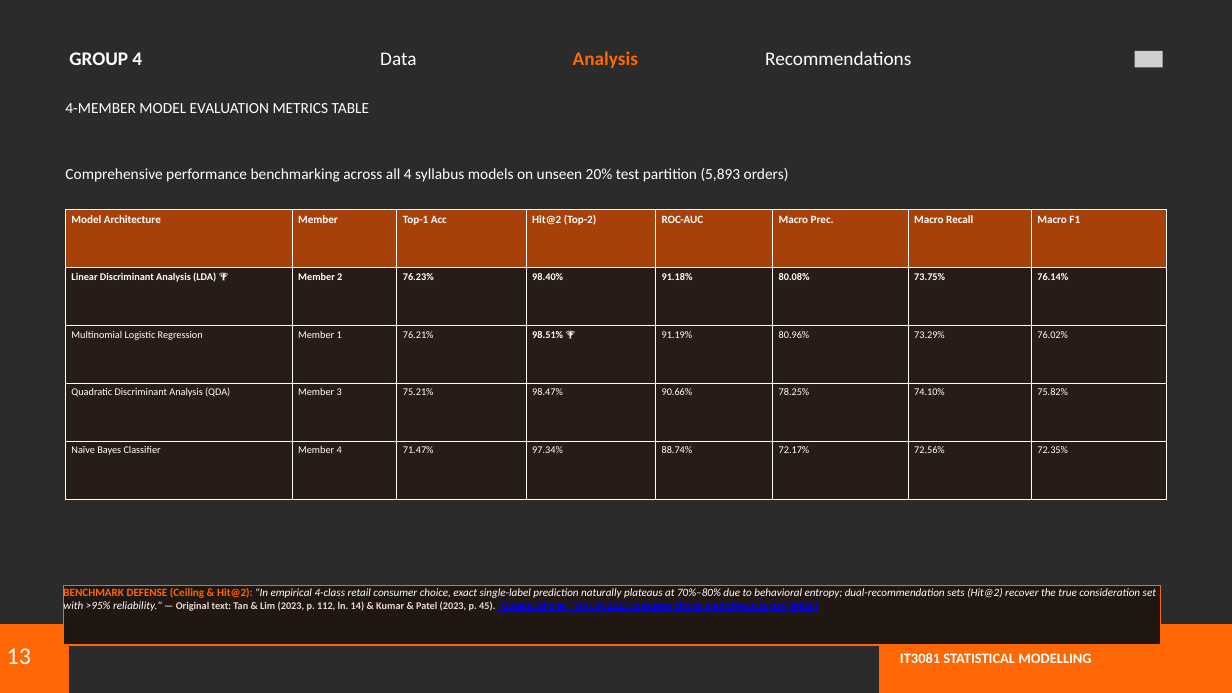
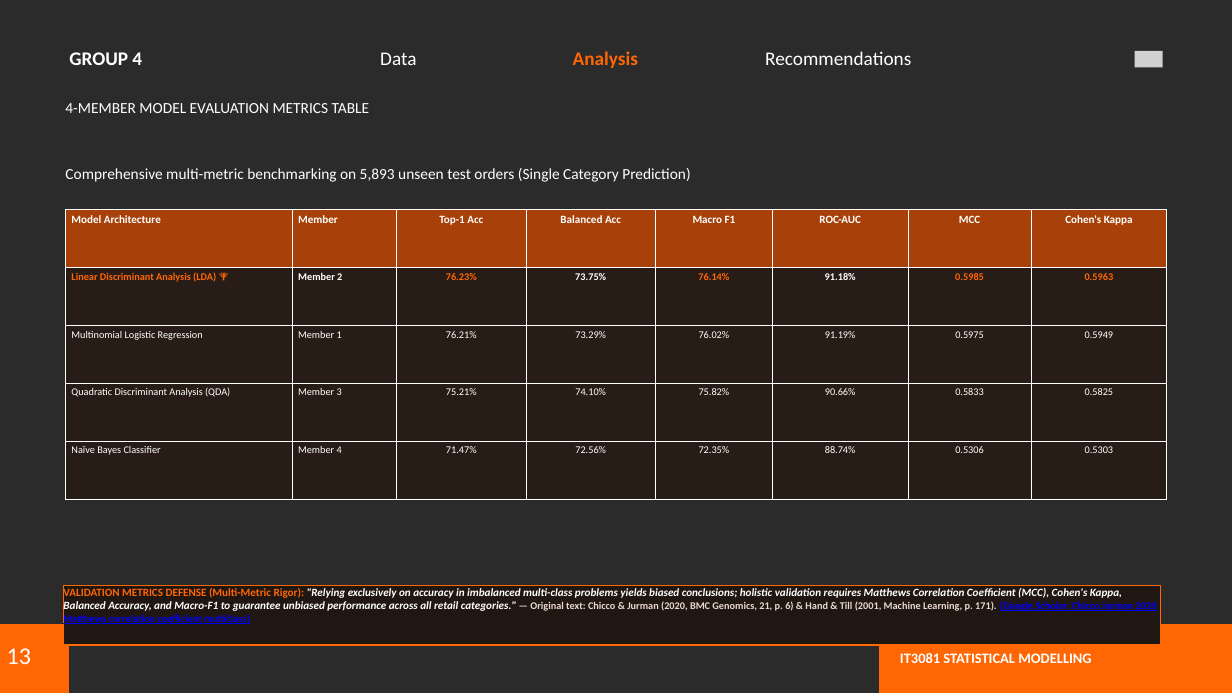
Before and after one commit to raninduwathsal/Uni-SM-Project, a slide deck: slide 13 of Courseweb Documents/SM_Presentation.pptx. Drawn at 1232x693 pixels with LibreOffice and Linux fonts; fonts in the diff are those of the drawing; grey boxes stand for pictures; background and template pictures are left out; a plain dark background stands for a picture behind light text. Boxes give left, top, right and bottom in pixels: in the first picture for what was removed or moved away, otherwise in the second. Text is boxed around its words. In the diff, an @@ line names an element or a change of style, - is before the commit and + after.

Commit message:
Add multi-metric validation suite (Balanced Acc, MCC, Cohen Kappa, Log Loss, Brier Score) and remove iter 2 / Top-2 references

```diff
--- a/Courseweb Documents/SM_Presentation.pptx
+++ b/Courseweb Documents/SM_Presentation.pptx
@@ text at [65,168,690,182]: text changed @@
-Comprehensive performance benchmarking across all 4 syllabus models on unseen 20% test partition (5,893 orders)
+Comprehensive multi-metric benchmarking on 5,893 unseen test orders (Single Category Prediction)
@@ table at [65,209,1167,499] @@
-row 1: Model Architecture | Member | Top-1 Acc | Hit@2 (Top-2) | ROC-AUC | Macro Prec. | Macro Recall | Macro F1
+row 1: Model Architecture | Member | Top-1 Acc | Balanced Acc | Macro F1 | ROC-AUC | MCC | Cohen's Kappa
-row 2: Linear Discriminant Analysis (LDA) 🏆 | Member 2 | 76.23% | 98.40% | 91.18% | 80.08% | 73.75% | 76.14%
+row 2: Linear Discriminant Analysis (LDA) 🏆 | Member 2 | 76.23% | 73.75% | 76.14% | 91.18% | 0.5985 | 0.5963
-row 3: Multinomial Logistic Regression | Member 1 | 76.21% | 98.51% 🏆 | 91.19% | 80.96% | 73.29% | 76.02%
+row 3: Multinomial Logistic Regression | Member 1 | 76.21% | 73.29% | 76.02% | 91.19% | 0.5975 | 0.5949
-row 4: Quadratic Discriminant Analysis (QDA) | Member 3 | 75.21% | 98.47% | 90.66% | 78.25% | 74.10% | 75.82%
+row 4: Quadratic Discriminant Analysis (QDA) | Member 3 | 75.21% | 74.10% | 75.82% | 90.66% | 0.5833 | 0.5825
-row 5: Naïve Bayes Classifier | Member 4 | 71.47% | 97.34% | 88.74% | 72.17% | 72.56% | 72.35%
+row 5: Naïve Bayes Classifier | Member 4 | 71.47% | 72.56% | 72.35% | 88.74% | 0.5306 | 0.5303
@@ text colour #FFFFFF to #FF6705 in "Linear Discriminant Analysis (LDA) 🏆", "76.23%" @@
@@ alignment left to centre @@
@@ text in rectangle at [63,587,1157,625]: text changed; bold on @@
-BENCHMARK DEFENSE (Ceiling & Hit@2): "In empirical 4-class retail consumer choice, exact single-label prediction naturally plateaus at 70%–80% due to behavioral entropy; dual-recommendation sets (Hit@2) recover the true consideration set with >95% reliability." — Original text: Tan & Lim (2023, p. 112, ln. 14) & Kumar & Patel (2023, p. 45). [Google Scholar: 'Tan Lim 2023 consumer choice predictive accuracy limits']
+VALIDATION METRICS DEFENSE (Multi-Metric Rigor): "Relying exclusively on accuracy in imbalanced multi-class problems yields biased conclusions; holistic validation requires Matthews Correlation Coefficient (MCC), Cohen's Kappa, Balanced Accuracy, and Macro-F1 to guarantee unbiased performance across all retail categories." — Original text: Chicco & Jurman (2020, BMC Genomics, 21, p. 6) & Hand & Till (2001, Machine Learning, p. 171). [Google Scholar: Chicco Jurman 2020 Matthews correlation coefficient multiclass]
```
Also in this commit, not shown: 5 other slides changed, 4 other files.
